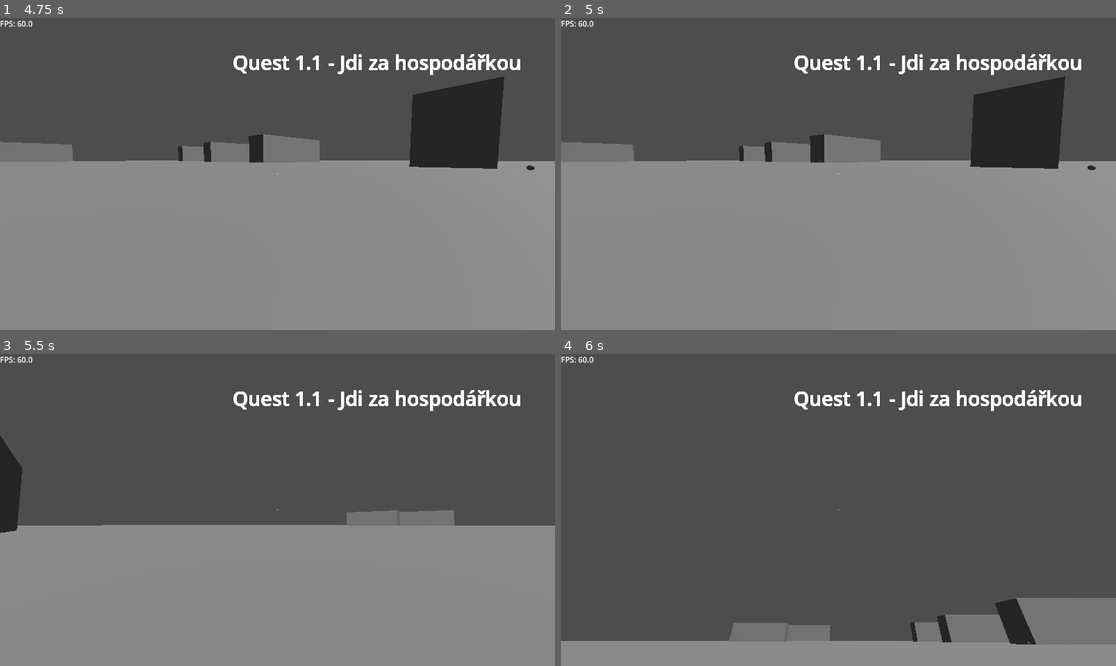
Above: before the commit, frames 1-4 (two rows, left to right).
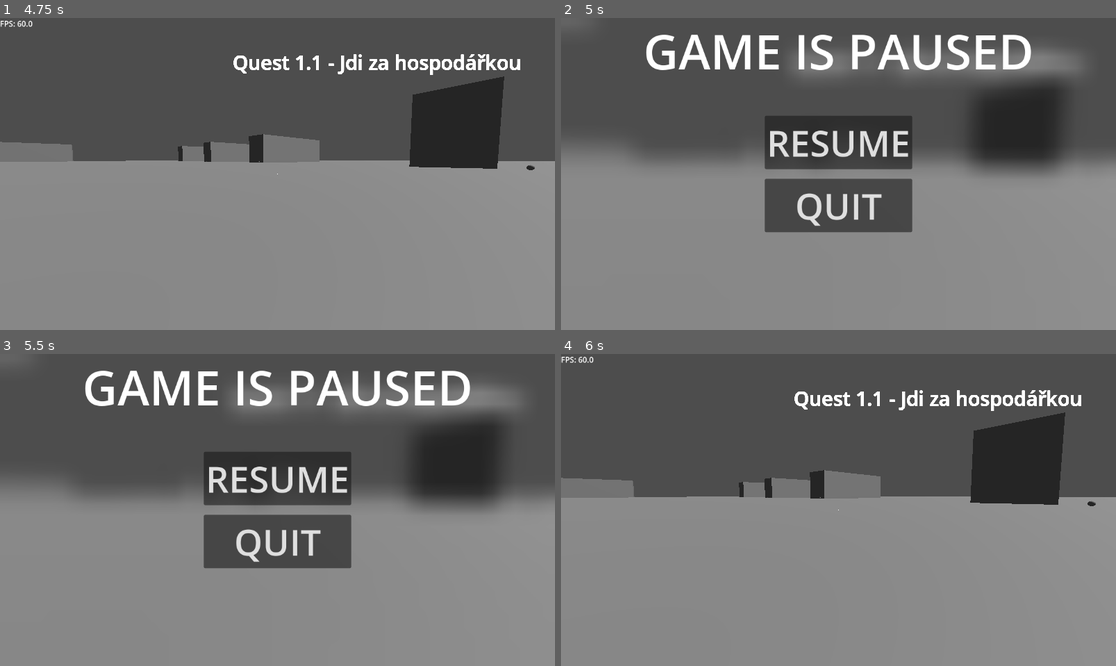
Above: after the commit, the same moments.

Repository: StrahovGameDev/StraHov
Game: Godot game, scene res://main_scene/game_manager.tscn
Same seed, same stepped clock (60 frames per second), same inputs: the game is played once before the commit and once after it. Video files are missing from this copy of the repository; at most half a second of black plays in their place.
Inputs (mouse positions are in pixels of both pictures, inside the frame that each line leads up to):
- Up to frame 1 (4.75 s): click "START" at 0.5 s; tap Enter (enter) at 1.25 s; move the mouse to (305, 174) at 1.27 s; hold E (accept) 1.28-2.03 s; hold Space (fly_up) from 1.28 s (still down); move the mouse to (249, 174) at 2.02 s; tap Ctrl (duck) at 2.1 s; tap E (accept) at 2.75, 3.5, 4.25 s; move the mouse to (288, 167) at 2.77 s; hold Enter (enter) 2.78-3.53 s; move the mouse to (271, 180) at 3.52 s; tap Shift (sprint) at 3.6 s; move the mouse to (316, 177) at 4.27 s; hold E (accept) from 4.28 s (still down)
- Up to frame 2 (5 s): keep holding Space (fly_up); keep holding E (accept); tap Escape (escape) at 4.9 s
- Up to frame 3 (5.5 s): keep holding Space (fly_up); move the mouse to (233, 506) at 5.02 s; release E (accept) at 5.03 s; tap Ctrl (duck) at 5.1 s
- Up to frame 4 (6 s): release Space (fly_up) at 5.75 s; click (838, 478) at 5.75 s, where only the run after the commit has a clickable "RESUME"

Frame 1 is identical in both runs. In frame 2, 16% of the frame differs, in the area x 0-100%, y 0-69%; in frame 3, 23%; in frame 4, 50%, in the area x 0-100%, y 18-94%.

Commit message:
minor changes in main branch

Diff:
--- /dev/null
+++ b/gun_manager.gd
@@ -0,0 +1 @@
+extends Node
--- /dev/null
+++ b/gun_manager.tscn
@@ -0,0 +1,6 @@
+[gd_scene load_steps=2 format=3 uid="uid://rukcl2t6m65y"]
+
+[ext_resource type="Script" uid="uid://i3fhhgx36b25" path="res://gun_manager.gd" id="1_silsl"]
+
+[node name="GunManager" type="Node"]
+script = ExtResource("1_silsl")
--- a/pause_menu/pause.gd
+++ b/pause_menu/pause.gd
@@ -4,7 +4,7 @@
 	$"..".visible = false
 
 func _input(event: InputEvent) -> void:
-	if event.is_action_pressed("pause"):
+	if event.is_action_pressed("escape"):
 		get_tree().paused = true
 		$"..".visible = true
 		Input.set_mouse_mode(Input.MOUSE_MODE_VISIBLE)
Not shown, added: gun_manager.gd.uid
